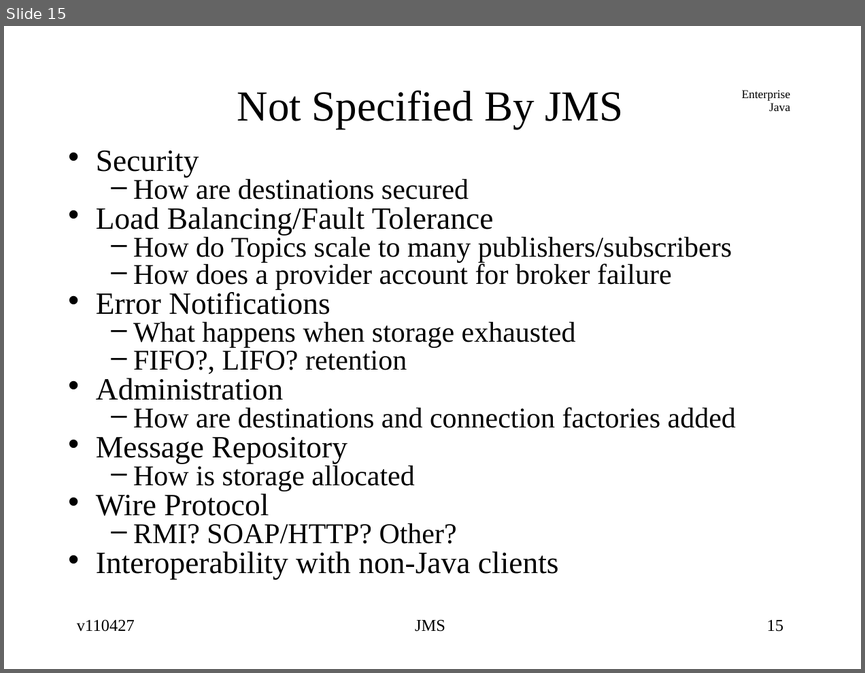
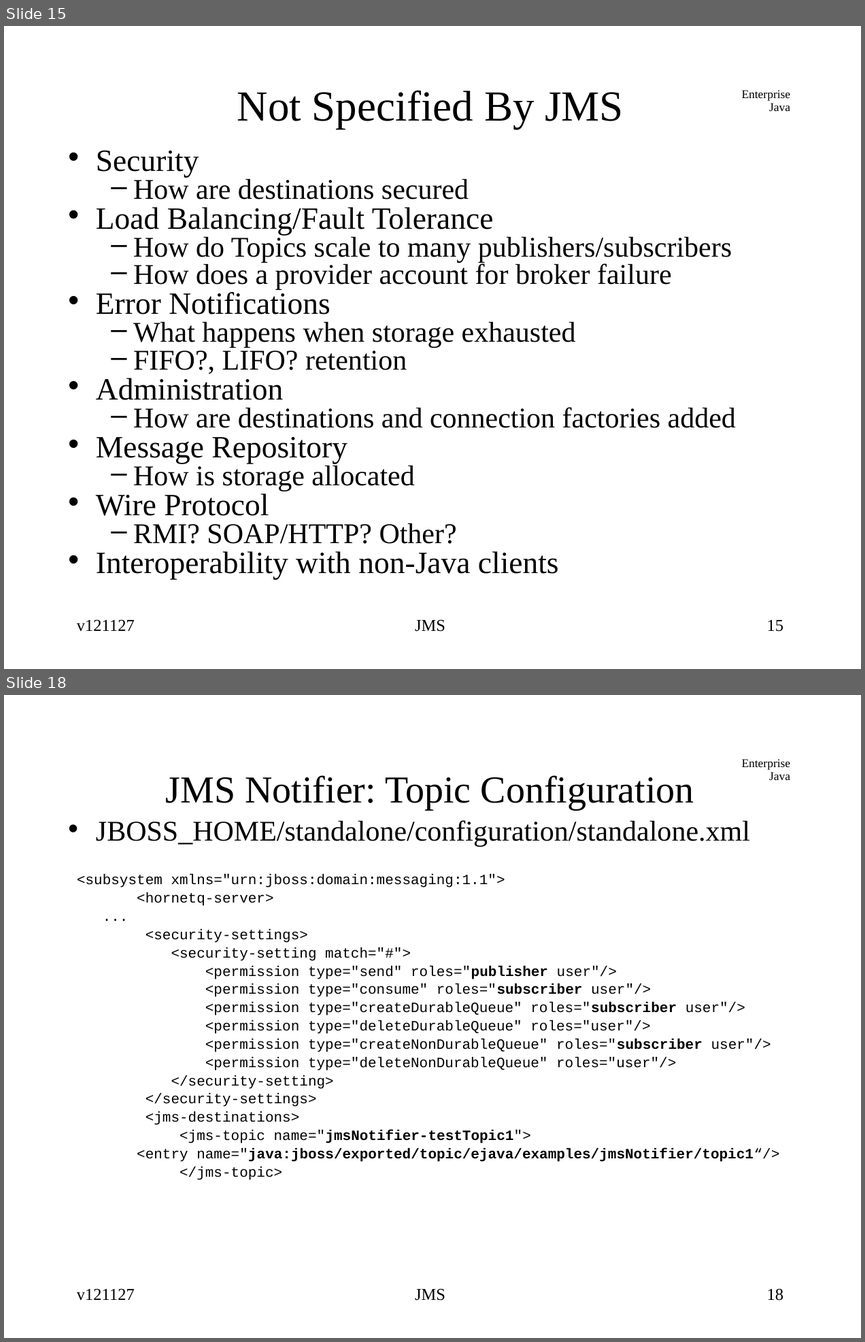
Before and after one commit to jcstaff/ejava-javaee, a slide deck: jmsCore/src/site/resources/lectures/jmsCore.ppt. Shown one above the other, each under a label of ours: slide 15 before the commit, slides 15 and 18 after it; the slides between them are not shown. The pictures are 865x673 and 865x1342 pixels, drawn with LibreOffice and Linux fonts; fonts in the diff are those of the drawing. Boxes give left, top, right and bottom in pixels: in the first picture for what was removed or moved away, otherwise in the second. Text is boxed around its words. In the diff, an @@ line names an element or a change of style, - is before the commit and + after.

```diff
--- a/jmsCore/src/site/resources/lectures/jmsCore.ppt
+++ b/jmsCore/src/site/resources/lectures/jmsCore.ppt
@@ slide 18 added at <box>4,695,861,1338</box>, background #FFFFFF; not listed: 1 template element that a slide beside it also shows @@
@@ title added at <box>166,775,694,810</box>, 32 pt, text #000000 @@
+JMS Notifier: Topic Configuration
@@ text added at <box>77,820,779,1180</box>, 12 pt, text #000000 @@
+• JBOSS_HOME/standalone/configuration/standalone.xml
+<subsystem xmlns="urn:jboss:domain:messaging:1.1">
+<hornetq-server>
+...
+<security-settings>
+<security-setting match="#">
+<permission type="send" roles="publisher user"/>
+<permission type="consume" roles="subscriber user"/>
+<permission type="createDurableQueue" roles="subscriber user"/>
+<permission type="deleteDurableQueue" roles="user"/>
+<permission type="createNonDurableQueue" roles="subscriber user"/>
+<permission type="deleteNonDurableQueue" roles="user"/>
+</security-setting>
+</security-settings>
+<jms-destinations>
+<jms-topic name="jmsNotifier-testTopic1">
+<entry name="java:jboss/exported/topic/ejava/examples/jmsNotifier/topic1“/>
+</jms-topic>
@@ text added at <box>77,1288,135,1300</box>, 14 pt, text #000000 @@
+v121127
@@ text added at <box>415,1288,445,1300</box>, 14 pt, text #000000 @@
+JMS
@@ page number added at <box>767,1288,784,1300</box>, 14 pt, text #000000 @@
+18
@@ slide 15 changed as well @@
@@ text at <box>77,619,135,631</box>: text changed @@
-v110427
+v121127
```
Also in this commit, not shown: 82 other slides changed, 6 other slides added, 8 slides removed.
